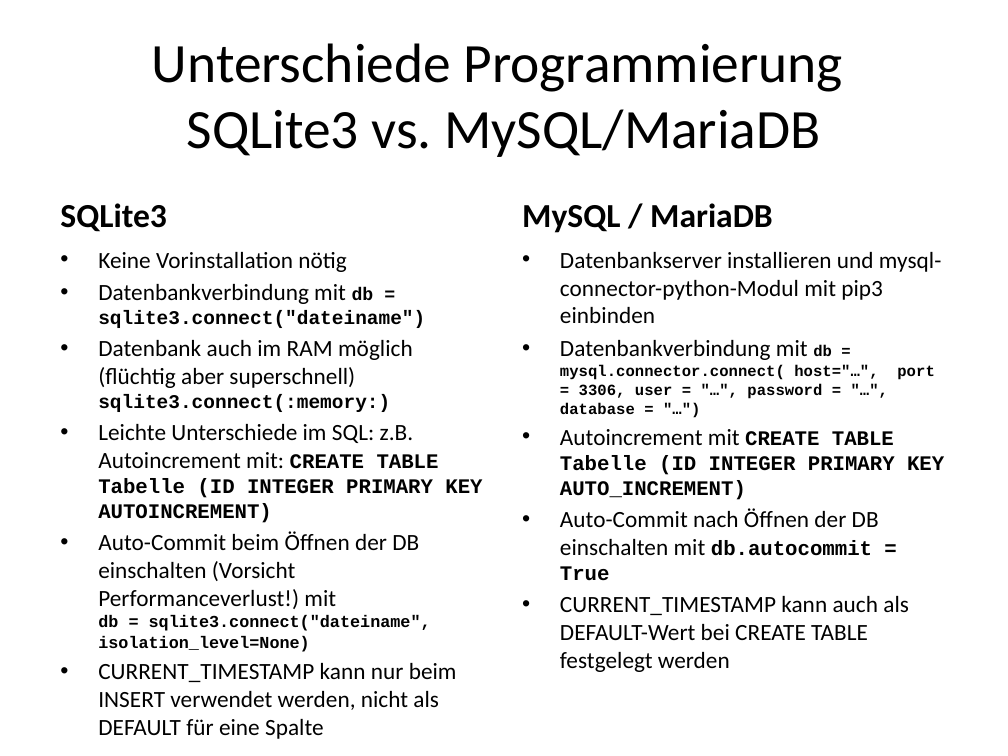
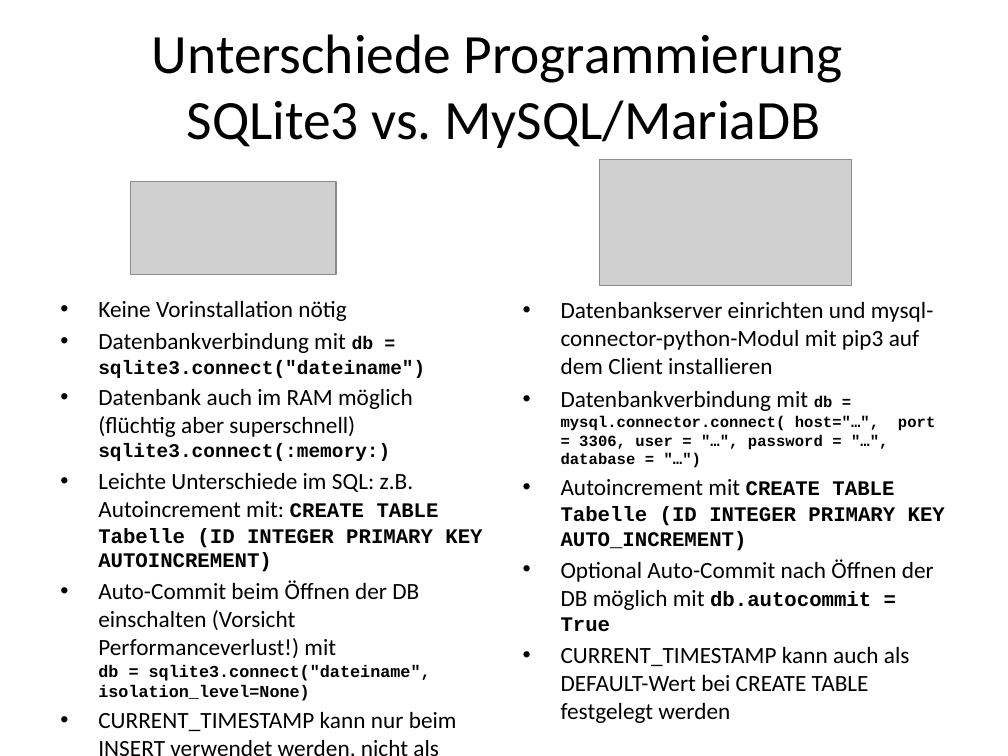
Before and after one commit to MickyRoth/Presentations, a slide deck: slide 104 of Python3 Fachinformatiker.pptx. Drawn at 1008x756 pixels with LibreOffice and Linux fonts; fonts in the diff are those of the drawing; grey boxes stand for pictures. Boxes give left, top, right and bottom in pixels: in the first picture for what was removed or moved away, otherwise in the second. Text is boxed around its words. In the diff, an @@ line names an element or a change of style, - is before the commit and + after.

Commit message:
23.06.2025§

```diff
--- a/Python3 Fachinformatiker.pptx
+++ b/Python3 Fachinformatiker.pptx
@@ title "Unterschiede Programmierung SQLite3 vs. MySQL/MariaDB": place and size @@
-title "Unterschiede Programmierung SQLite3 vs. MySQL/MariaDB" at (152,43,843,157)
+title "Unterschiede Programmierung SQLite3 vs. MySQL/MariaDB" at (152,34,843,148)
@@ picture added at (599,159,851,285) @@
@@ text removed at (60,203,166,232) @@
-SQLite3
@@ picture added at (131,181,337,274) @@
@@ text removed at (522,203,773,233) @@
-MySQL / MariaDB
@@ text "Keine Vorinstallation nötig" rewrapped from (98,252,482,739) to (98,301,482,731) @@
@@ text "Datenbankserver einrichten und mysql-connector-python-Modul  ...": place and size @@
-text "Datenbankserver einrichten und mysql-connector-python-Modul  ..." at (560,252,944,672)
+text "Datenbankserver einrichten und mysql-connector-python-Modul  ..." at (561,302,945,723)
@@ text at (561,302,933,374): text changed @@
-• Datenbankserver installieren und mysql-connector-python-Modul mit pip3 einbinden
+• Datenbankserver einrichten und mysql-connector-python-Modul mit pip3 auf dem Client installieren
@@ text at (561,559,934,632): text changed @@
-• Auto-Commit nach Öffnen der DB einschalten mit db.autocommit = True
+• Optional Auto-Commit nach Öffnen der DB möglich mit db.autocommit = True
```
Also in this commit, not shown: 3 other slides changed.
